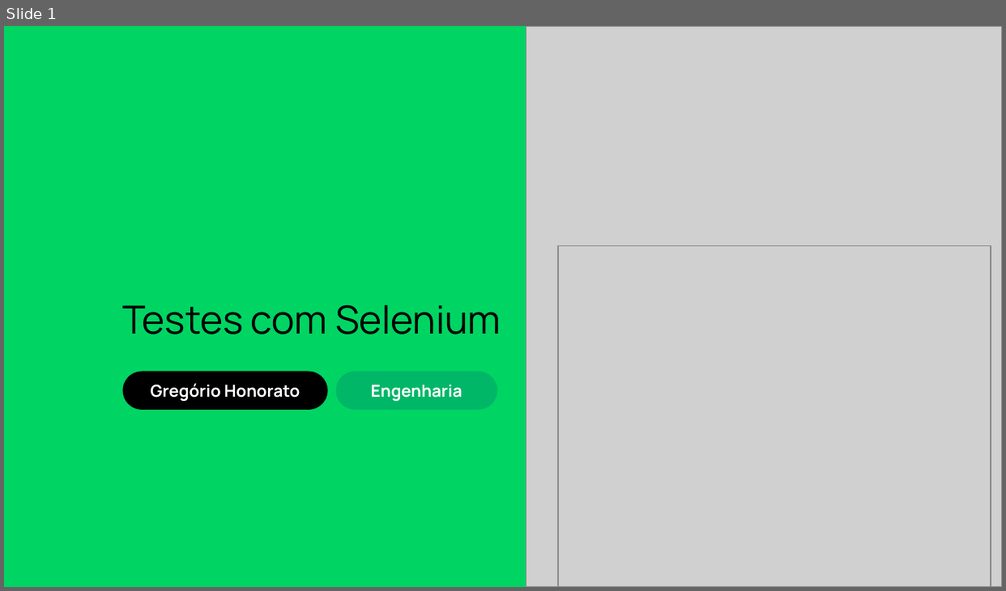
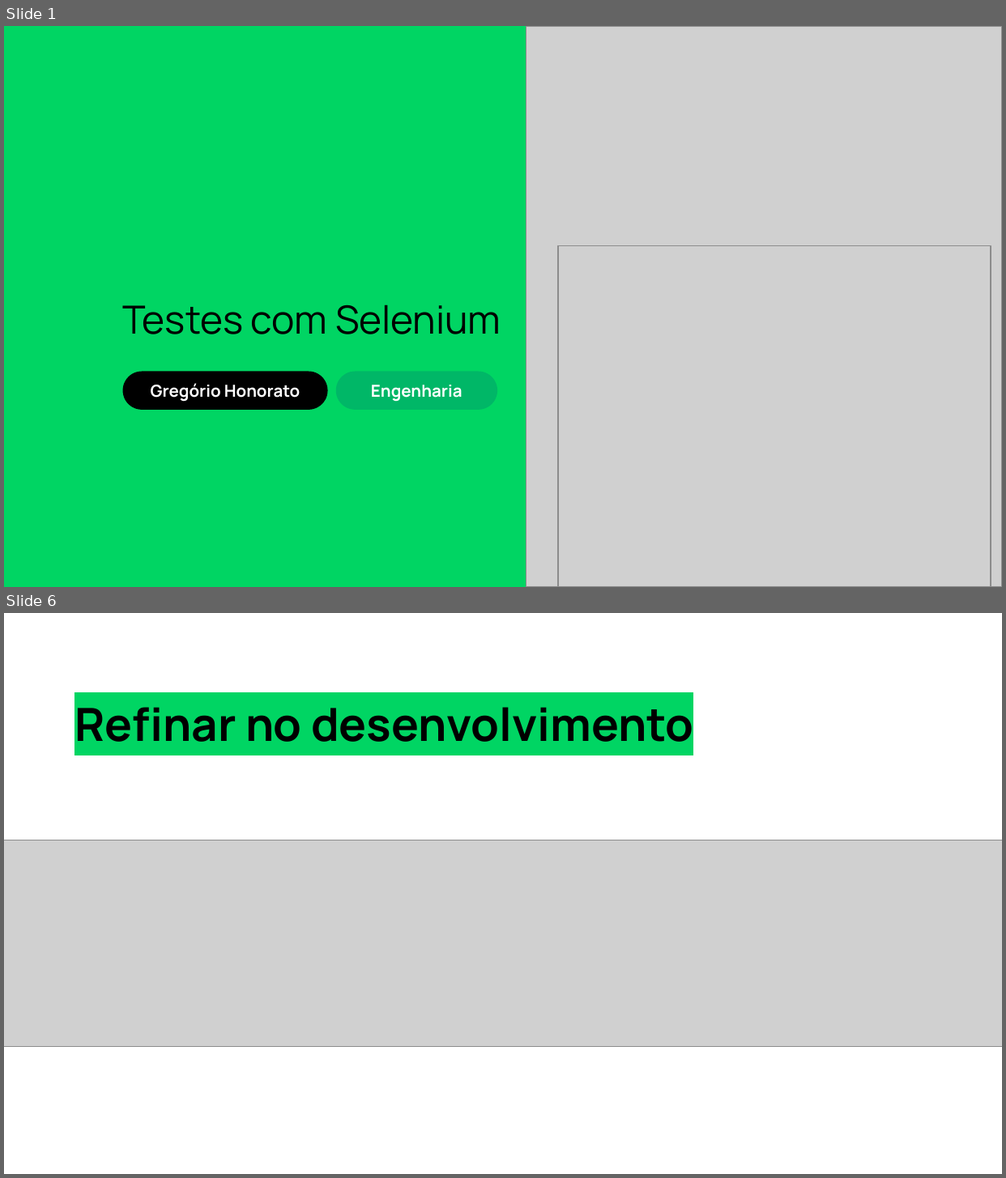
Before and after one commit to greghonox/TESTES-SELENIUM, a slide deck: selenium.pptx. Shown one above the other, each under a label of ours: slide 1 before the commit, slides 1 and 6 after it; the slides between them are not shown. The pictures are 1006x591 and 1006x1178 pixels, drawn with LibreOffice and Linux fonts; fonts in the diff are those of the drawing; grey boxes stand for pictures. Boxes give left, top, right and bottom in pixels: in the first picture for what was removed or moved away, otherwise in the second. Text is boxed around its words. In the diff, an @@ line names an element or a change of style, - is before the commit and + after.

```diff
--- a/selenium.pptx
+++ b/selenium.pptx
@@ slide 6 added at [4,613,1002,1174], background #FFFFFF @@
@@ text added at [74,707,693,742], 33 pt, text #000000, bold @@
+Refinar no desenvolvimento
@@ picture added at [4,841,1002,1047] @@
```
Also in this commit, not shown: 5 slides changed, 2 other slides added, 1 other file.
